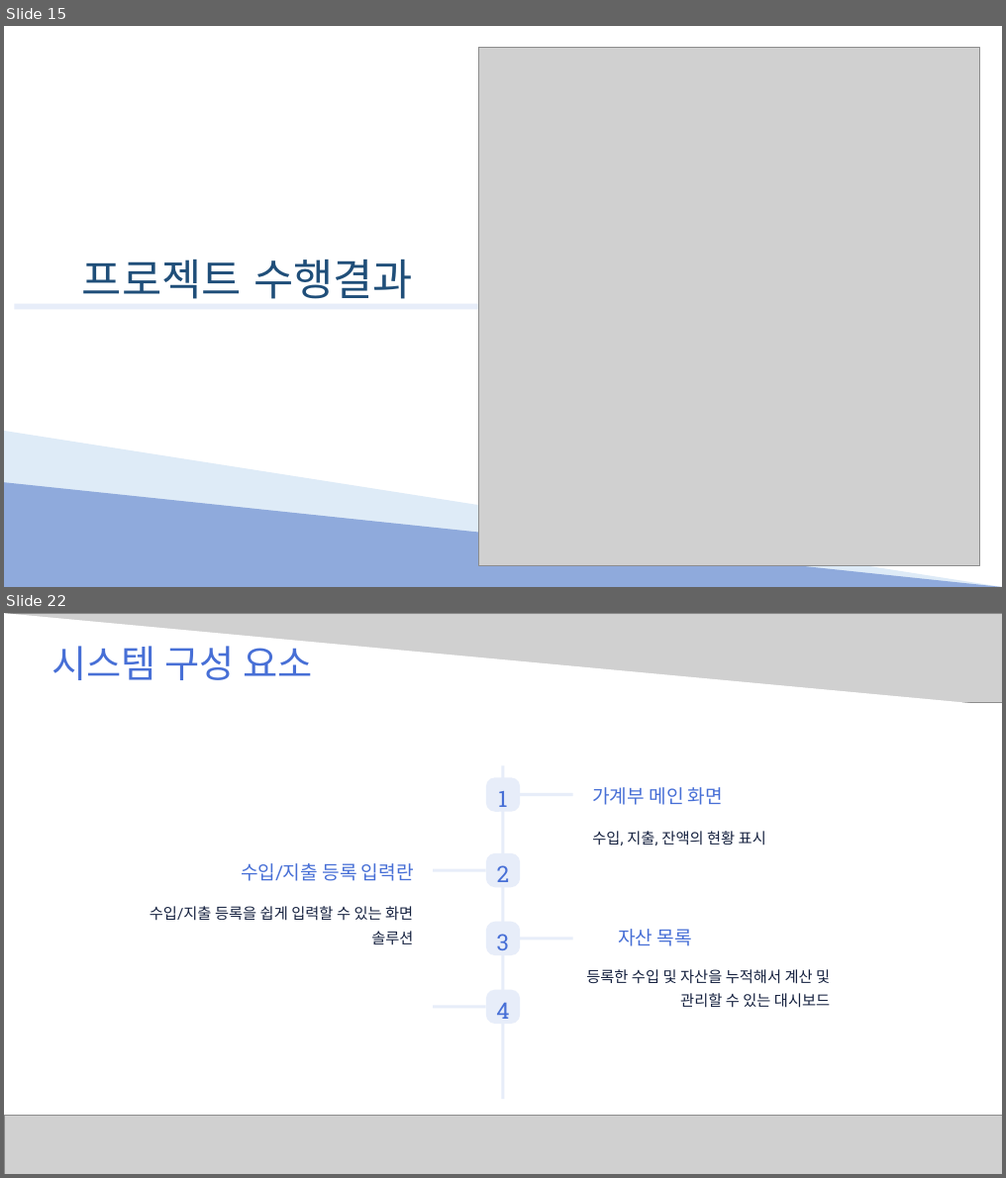
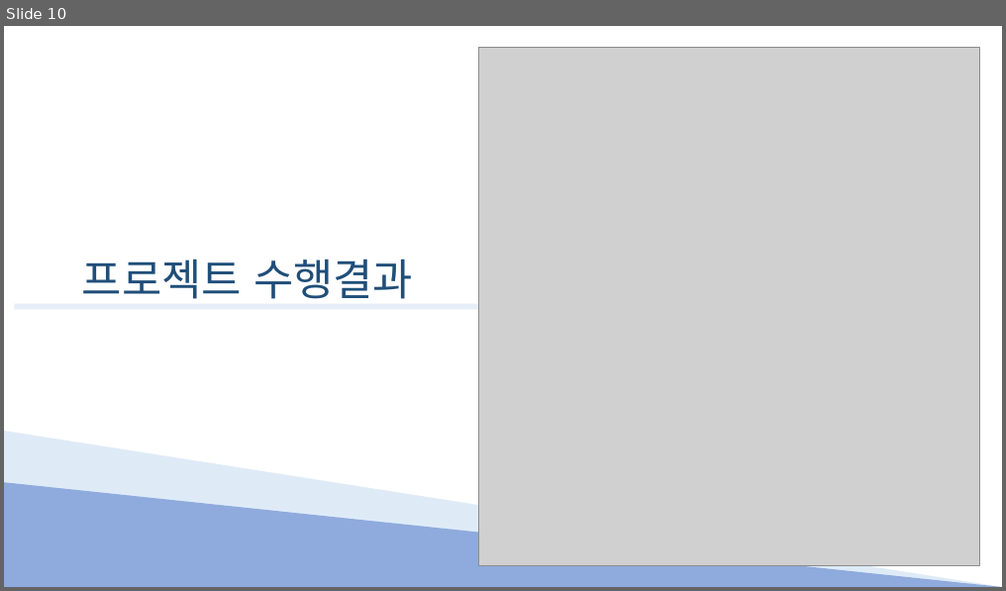
Before and after one commit to Hyno2/C-project, a slide deck: PPT/System.pptx. Shown one above the other, each under a label of ours: slides 15 and 22 before the commit, slide 10 after it; the slides between them are not shown. The pictures are 1006x1178 and 1006x591 pixels, drawn with LibreOffice and Linux fonts; fonts in the diff are those of the drawing; grey boxes stand for pictures. Boxes give left, top, right and bottom in pixels: in the first picture for what was removed or moved away, otherwise in the second. Text is boxed around its words. In the diff, an @@ line names an element or a change of style, - is before the commit and + after.

```diff
--- a/PPT/System.pptx
+++ b/PPT/System.pptx
@@ slide 22 removed at (4, 613, 1002, 1174), background #FFFFFF @@
@@ picture removed at (4, 613, 1002, 702) @@
@@ right triangle removed at (4, 613, 1002, 706) @@
@@ text removed at (52, 639, 312, 680) @@
-시스템 구성 요소
@@ right triangle removed at (4, 645, 1002, 706) @@
@@ rounded rectangle removed at (486, 777, 521, 812) @@
@@ rectangle removed at (502, 765, 505, 1099) @@
@@ text removed at (592, 787, 723, 805) @@
-가계부 메인 화면
@@ text removed at (498, 791, 507, 807) @@
-1
@@ rectangle removed at (520, 793, 573, 796) @@
@@ text removed at (592, 831, 766, 846) @@
-수입, 지출, 잔액의 현황 표시
@@ text removed at (241, 863, 414, 881) @@
-수입/지출 등록 입력란
@@ rectangle removed at (433, 868, 486, 871) @@
@@ rounded rectangle removed at (486, 854, 521, 887) @@
@@ text removed at (497, 865, 510, 882) @@
-2
@@ text removed at (150, 906, 413, 946) @@
-수입/지출 등록을 쉽게 입력할 수 있는 화면 솔루션
@@ rounded rectangle removed at (486, 922, 521, 956) @@
@@ text removed at (497, 934, 509, 951) @@
-3
@@ rectangle removed at (520, 938, 573, 941) @@
@@ text removed at (618, 929, 692, 947) @@
-자산 목록
@@ rounded rectangle removed at (486, 990, 521, 1024) @@
@@ text removed at (586, 969, 830, 1008) @@
-등록한 수입 및 자산을 누적해서 계산 및 관리할 수 있는 대시보드
@@ rectangle removed at (433, 1005, 486, 1008) @@
@@ text removed at (496, 1002, 509, 1019) @@
-4
@@ picture removed at (4, 1116, 1002, 1174) @@
@@ what was slide 15 is now slide 10 @@
```
Also in this commit, not shown: 9 slides changed, 3 slides added, 14 other slides removed.
